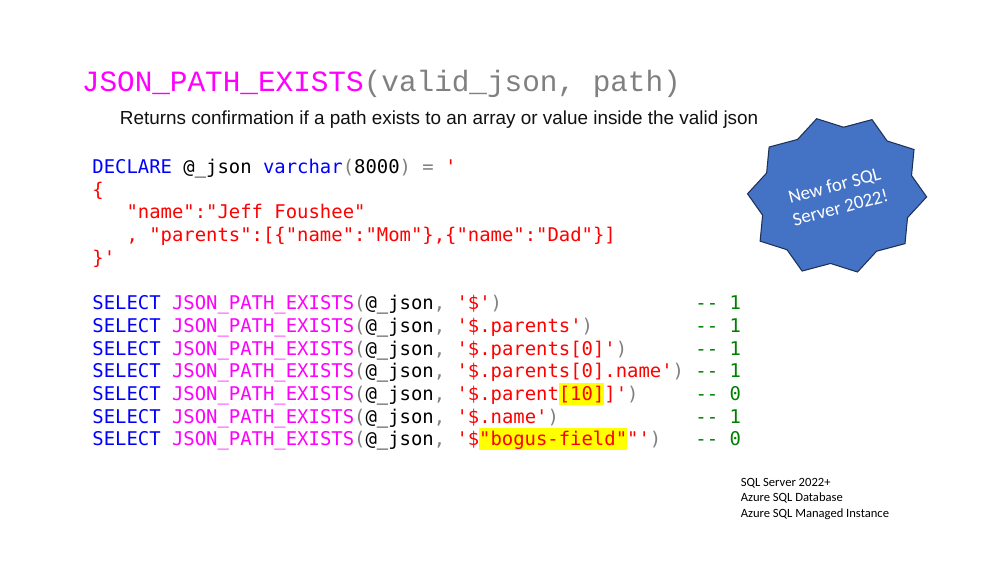
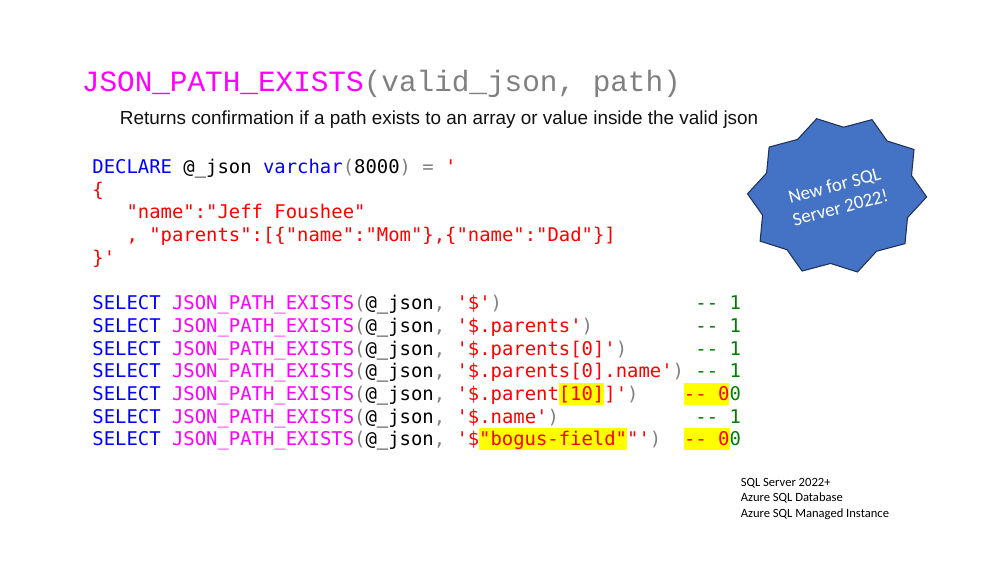
Before and after one commit to jbfoushee/MyPresentations, a slide deck: slide 33 of TSQL_JSON_Operators/TSQL_JSON_Operators.pptx. Drawn at 1008x567 pixels with LibreOffice and Linux fonts; fonts in the diff are those of the drawing. Boxes give left, top, right and bottom in pixels: in the first picture for what was removed or moved away, otherwise in the second. Text is boxed around its words. In the diff, an @@ line names an element or a change of style, - is before the commit and + after.

```diff
--- a/TSQL_JSON_Operators/TSQL_JSON_Operators.pptx
+++ b/TSQL_JSON_Operators/TSQL_JSON_Operators.pptx
@@ text at (x1=457, y1=385, x2=729, y2=450): text changed @@
-[10]
-"bogus-field"
+[10] -- 0
+"bogus-field" -- 0
```
Also in this commit, not shown: 10 other slides changed.
